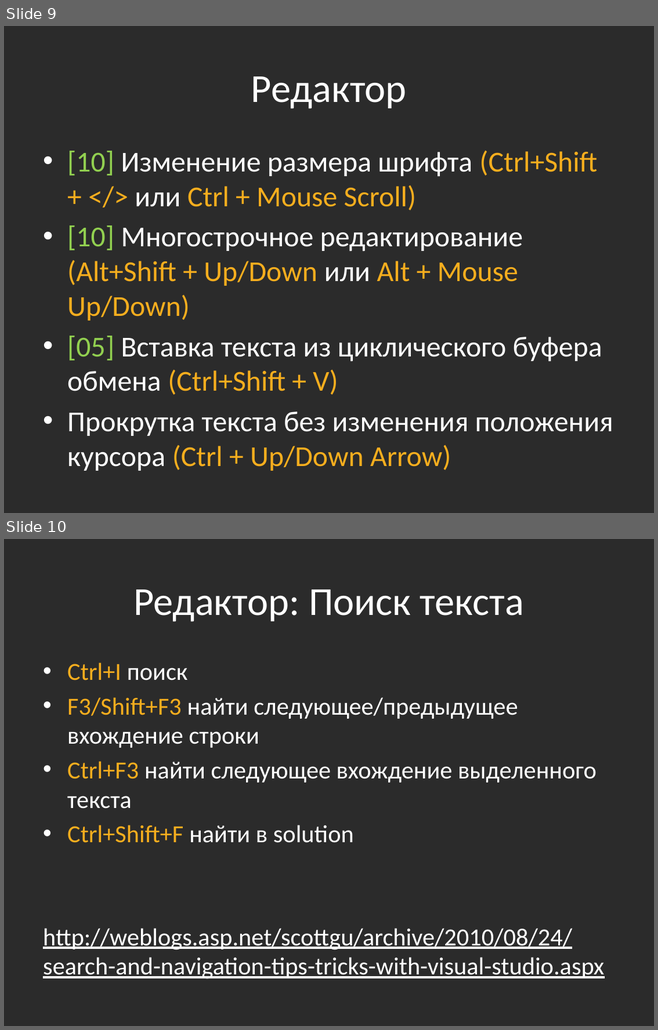
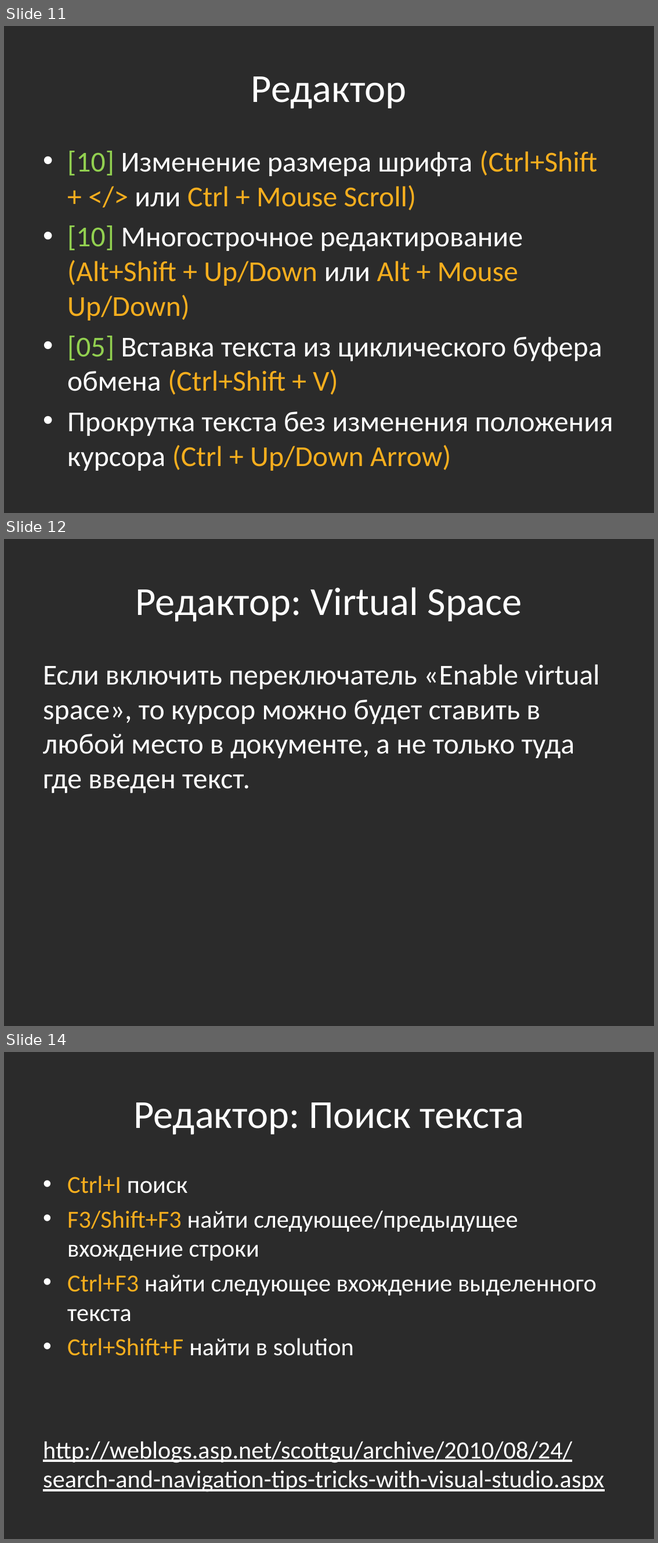
Before and after one commit to bazile/Training, a slide deck: Presentation/tools-visual-studio.pptx. Shown one above the other, each under a label of ours: slides 9 and 10 before the commit, slides 11, 12 and 14 after it; the slides between them are not shown. The pictures are 658x1030 and 658x1543 pixels, drawn with LibreOffice and Linux fonts; fonts in the diff are those of the drawing; background and template pictures are left out; a plain dark background stands for a picture behind light text. Boxes give left, top, right and bottom in pixels: in the first picture for what was removed or moved away, otherwise in the second. Text is boxed around its words. In the diff, an @@ line names an element or a change of style, - is before the commit and + after.

```diff
--- a/Presentation/tools-visual-studio.pptx
+++ b/Presentation/tools-visual-studio.pptx
@@ slide 12 added at <box>4,539,654,1026</box>, background picture (left out) @@
@@ title added at <box>136,587,522,622</box>, 44 pt, text #FFFFFF @@
+Редактор: Virtual Space
@@ text added at <box>43,664,599,793</box>, 32 pt, text #FFFFFF @@
+Если включить переключатель «Enable virtual space», то курсор можно будет ставить в любой место в документе, а не только туда где введен текст.
@@ what was slide 9 is now slide 11 @@
@@ what was slide 10 is now slide 14 @@
```
Also in this commit, not shown: 3 other slides added.
